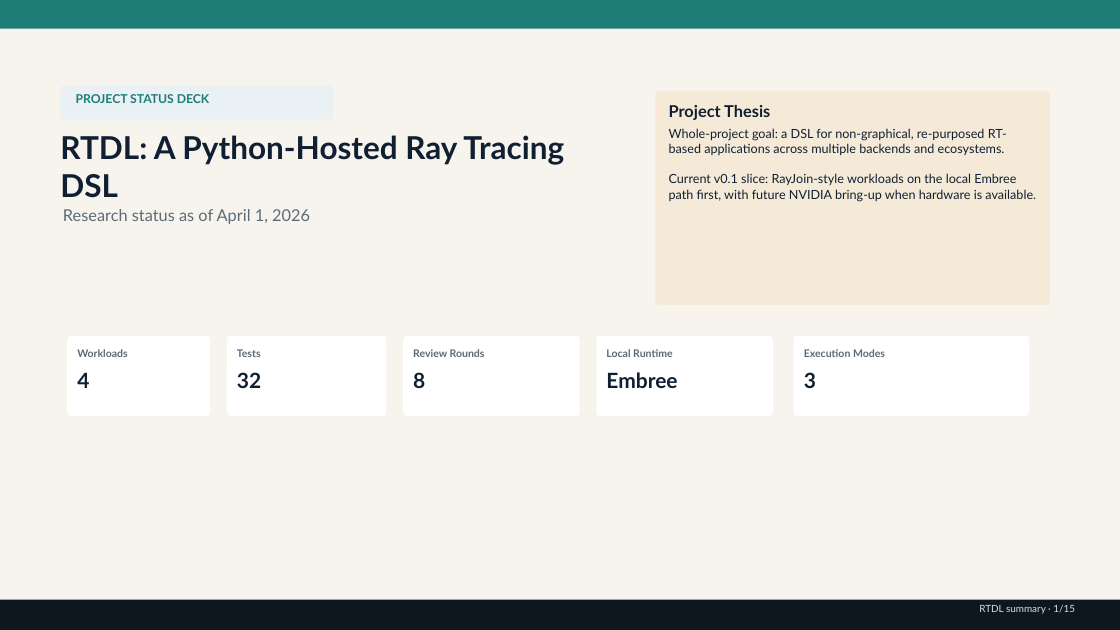
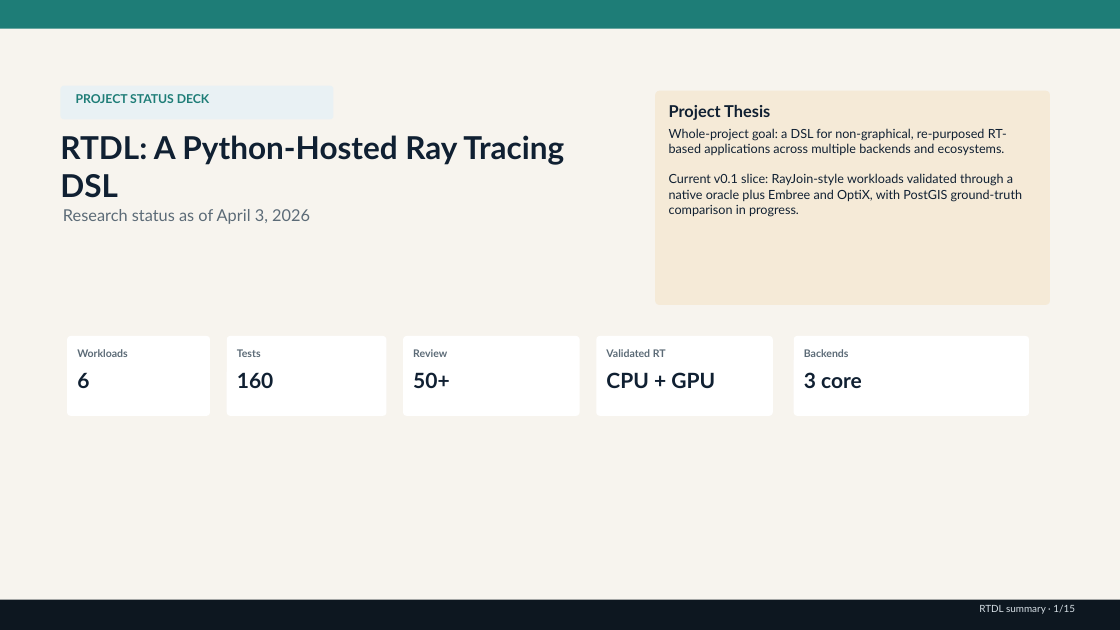
Before and after one commit to rubaolee/rtdl, a slide deck: slide 1 of rtdl_status_summary.pptx. Drawn at 1120x630 pixels with LibreOffice and Linux fonts; fonts in the diff are those of the drawing. Boxes give left, top, right and bottom in pixels: in the first picture for what was removed or moved away, otherwise in the second. Text is boxed around its words. In the diff, an @@ line names an element or a change of style, - is before the commit and + after.

Commit message:
Refresh live docs and checkpoint Goal 50 PostGIS work

```diff
--- a/rtdl_status_summary.pptx
+++ b/rtdl_status_summary.pptx
@@ text at (669, 173, 1022, 217): text changed @@
-Current v0.1 slice: RayJoin-style workloads on the local Embree path first, with future NVIDIA bring-up when hardware is available.
+Current v0.1 slice: RayJoin-style workloads validated through a native oracle plus Embree and OptiX, with PostGIS ground-truth comparison in progress.
@@ text at (63, 209, 310, 224): text changed @@
-Research status as of April 1, 2026
+Research status as of April 3, 2026
@@ text at (413, 349, 447, 357): text changed @@
-Review Rounds
+Review
@@ text at (606, 349, 666, 357): text changed @@
-Local Runtime
+Validated RT
@@ text at (804, 349, 849, 357): text changed @@
-Execution Modes
+Backends
@@ text at (77, 372, 89, 388): text changed @@
-4
+6
@@ text at (237, 372, 274, 388): text changed @@
-32
+160
@@ text at (413, 372, 450, 388): text changed @@
-8
+50+
@@ text at (606, 372, 715, 388): text changed @@
-Embree
+CPU + GPU
@@ text at (804, 372, 862, 388): text changed @@
-3
+3 core
```
Also in this commit, not shown: 9 other slides changed, 12 other files.
